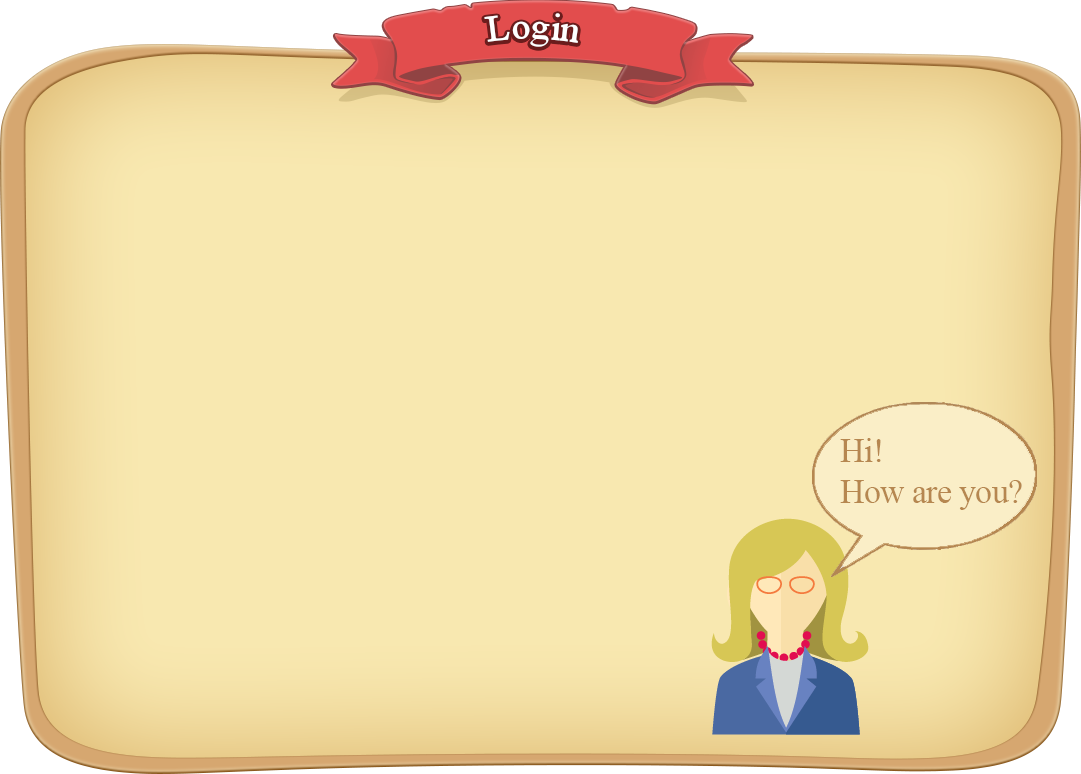
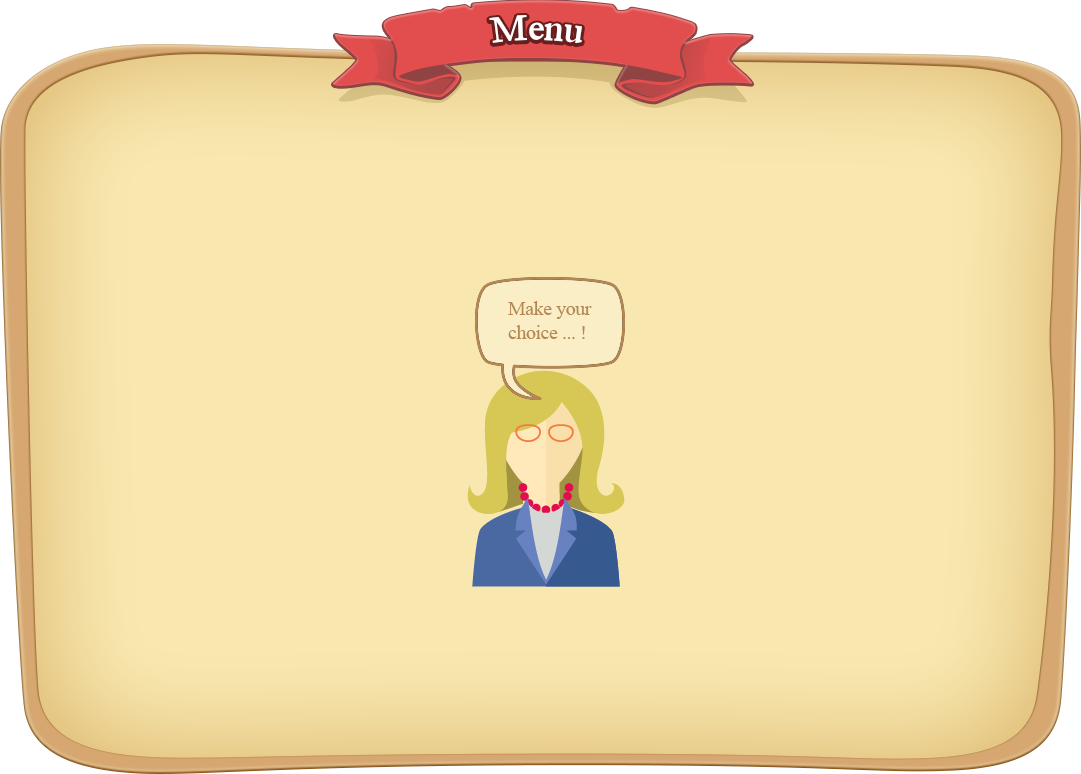
Before/after of a 1081px x 774px layered artwork. What changed in the layer stack:
painted on "Layer 1" over [left=467, top=277, right=1037, bottom=735]
renamed "Login" to "Menu", painted on it over [left=484, top=13, right=582, bottom=47]
